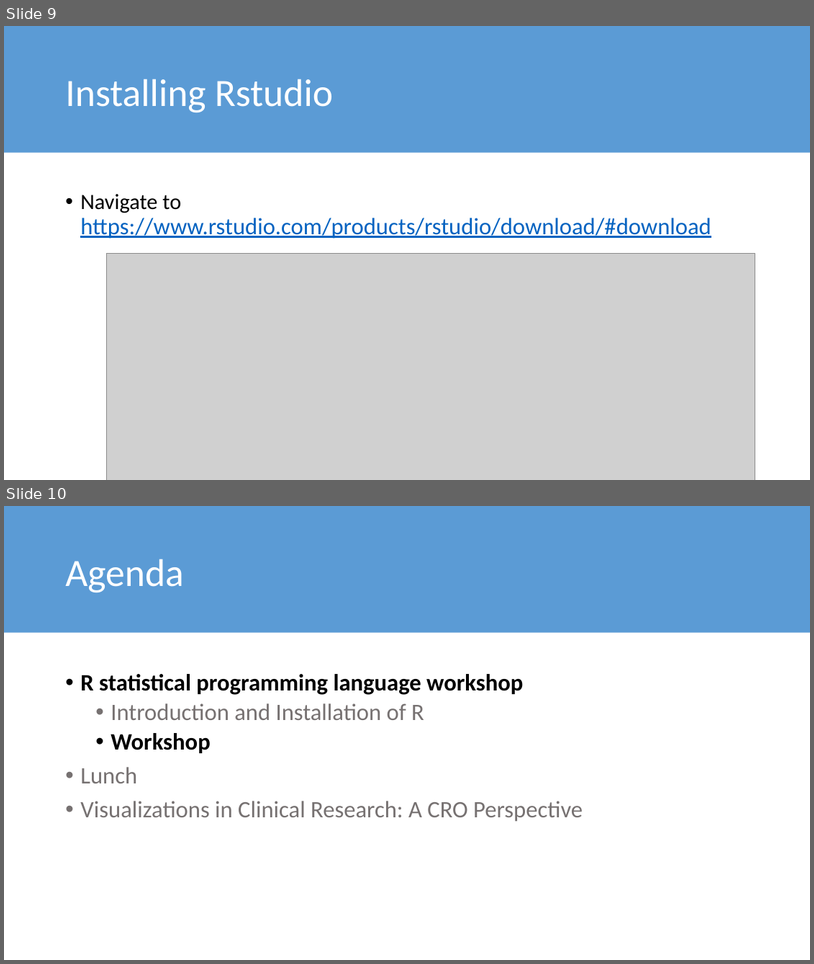
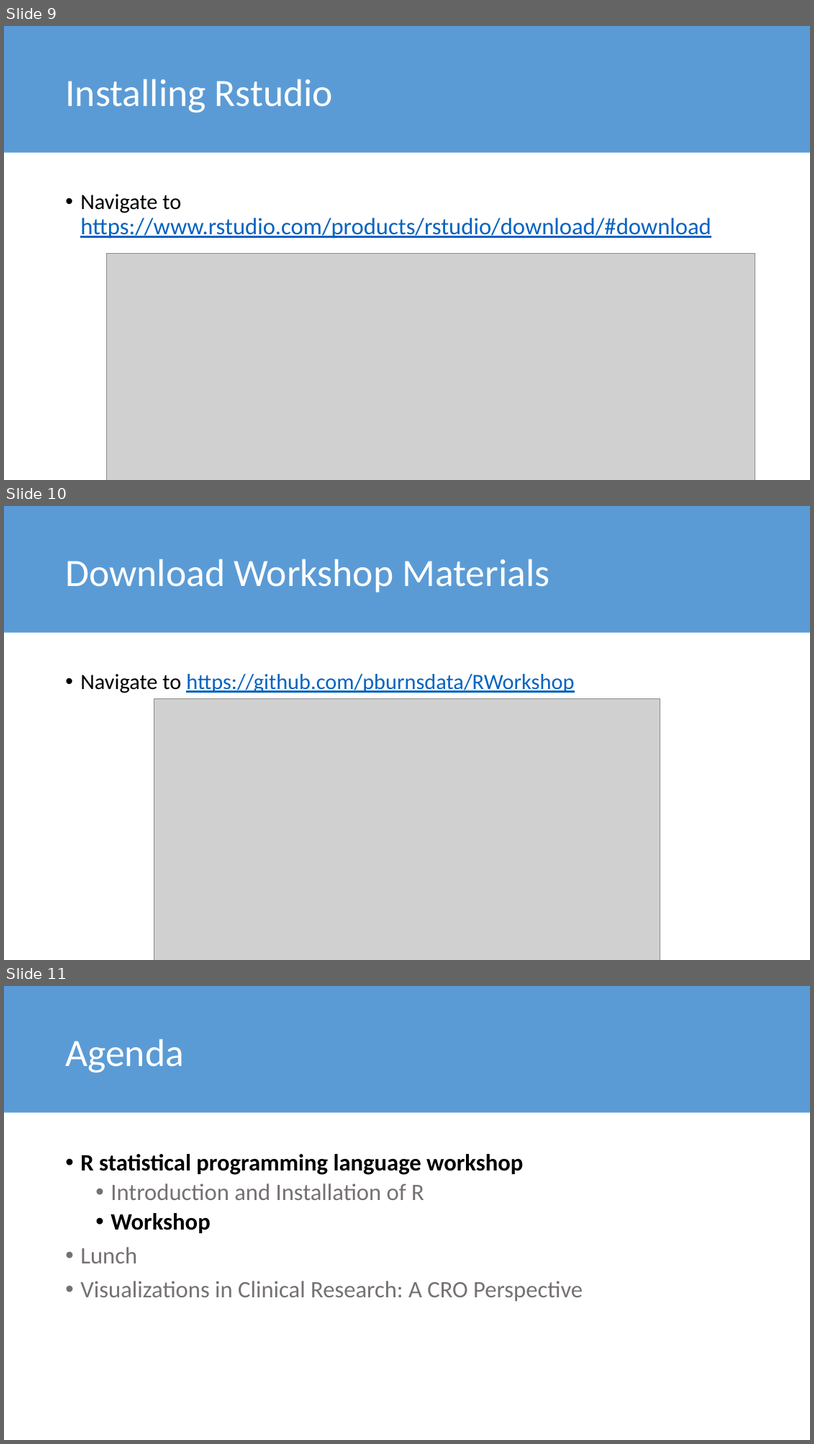
Before and after one commit to pburnsdata/RWorkshop, a slide deck: Leveraging Data in Clinical Research_R Workshop & Clinical Trial Visualizations_.pptx. Shown one above the other, each under a label of ours: slides 9 and 10 before the commit, slides 9, 10 and 11 after it. The pictures are 814x964 and 814x1444 pixels, drawn with LibreOffice and Linux fonts; fonts in the diff are those of the drawing; grey boxes stand for pictures. Boxes give left, top, right and bottom in pixels: in the first picture for what was removed or moved away, otherwise in the second. Text is boxed around its words. In the diff, an @@ line names an element or a change of style, - is before the commit and + after.

Commit message:
Add instructions for retreiving github materials to ppt

```diff
--- a/Leveraging Data in Clinical Research_R Workshop & Clinical Trial Visualizations_.pptx
+++ b/Leveraging Data in Clinical Research_R Workshop & Clinical Trial Visualizations_.pptx
@@ slide 10 added at [4, 506, 810, 960], background #FFFFFF @@
@@ rectangle added at [4, 506, 810, 633], fill #5B9BD5 @@
@@ title added at [65, 559, 550, 592], 46 pt, text #FFFFFF @@
+Download Workshop Materials
@@ text added at [80, 674, 574, 693], 26 pt, text #0563C1, underline @@
+• Navigate to https://github.com/pburnsdata/RWorkshop
@@ picture added at [154, 698, 661, 960] @@
@@ what was slide 10 is now slide 11 @@
```
Also in this commit, not shown: 2 other files.
